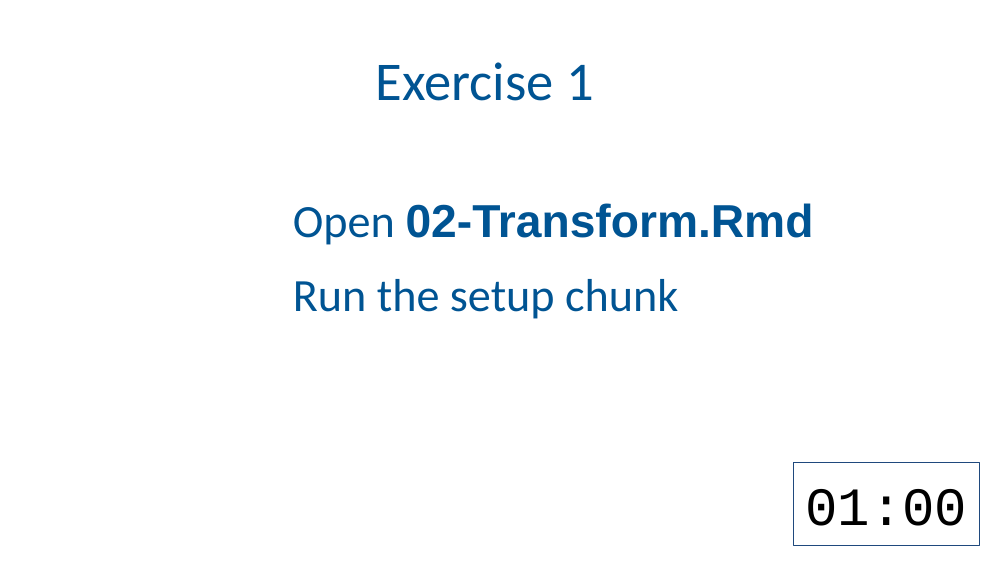
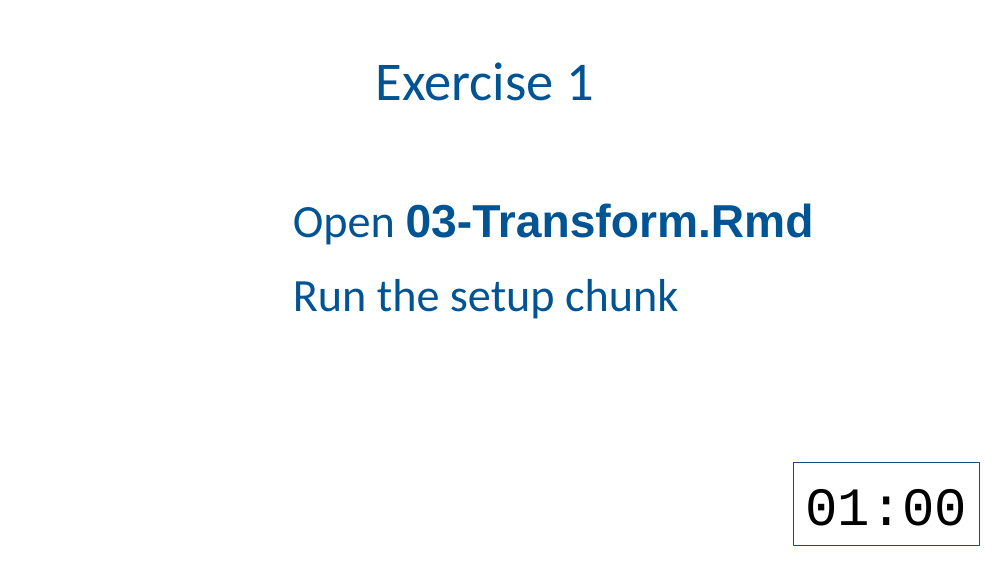
Before and after one commit to amromeo/api_r2020, a slide deck: slide 2 of 03 - Transform.pptx. Drawn at 1008x567 pixels with LibreOffice and Linux fonts; fonts in the diff are those of the drawing; background and template pictures are left out. Boxes give left, top, right and bottom in pixels: in the first picture for what was removed or moved away, otherwise in the second. Text is boxed around its words. In the diff, an @@ line names an element or a change of style, - is before the commit and + after.

```diff
--- a/03 - Transform.pptx
+++ b/03 - Transform.pptx
@@ text at (293,203,814,319): text changed @@
-Open 02-Transform.Rmd Run the setup chunk
+Open 03-Transform.Rmd Run the setup chunk
```
Also in this commit, not shown: 13 other slides changed, 16 slides added, 1 slide removed.
